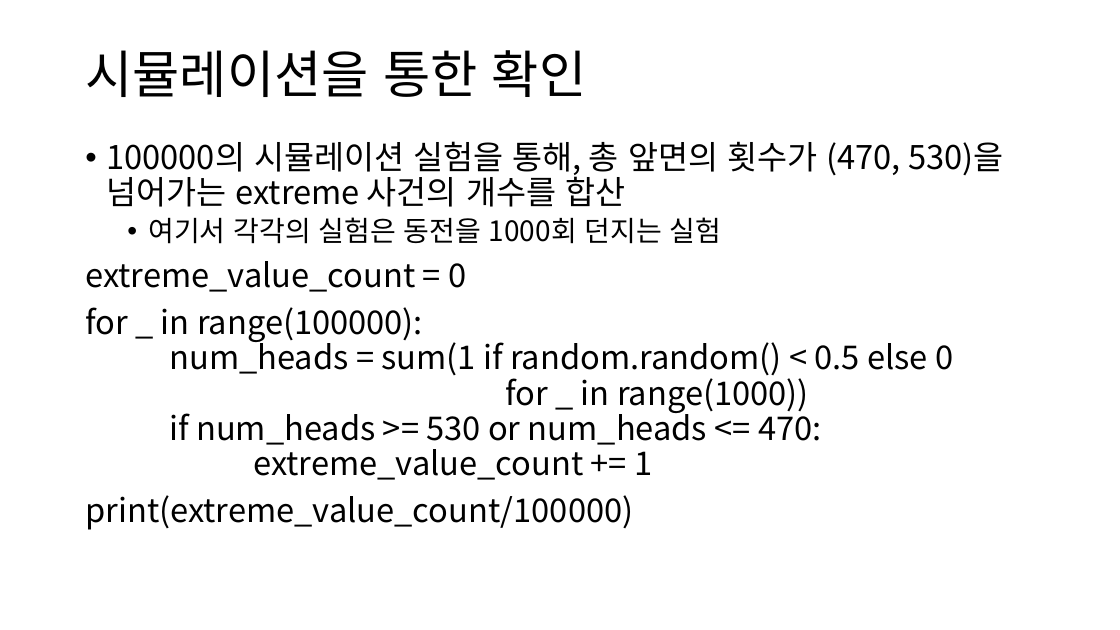
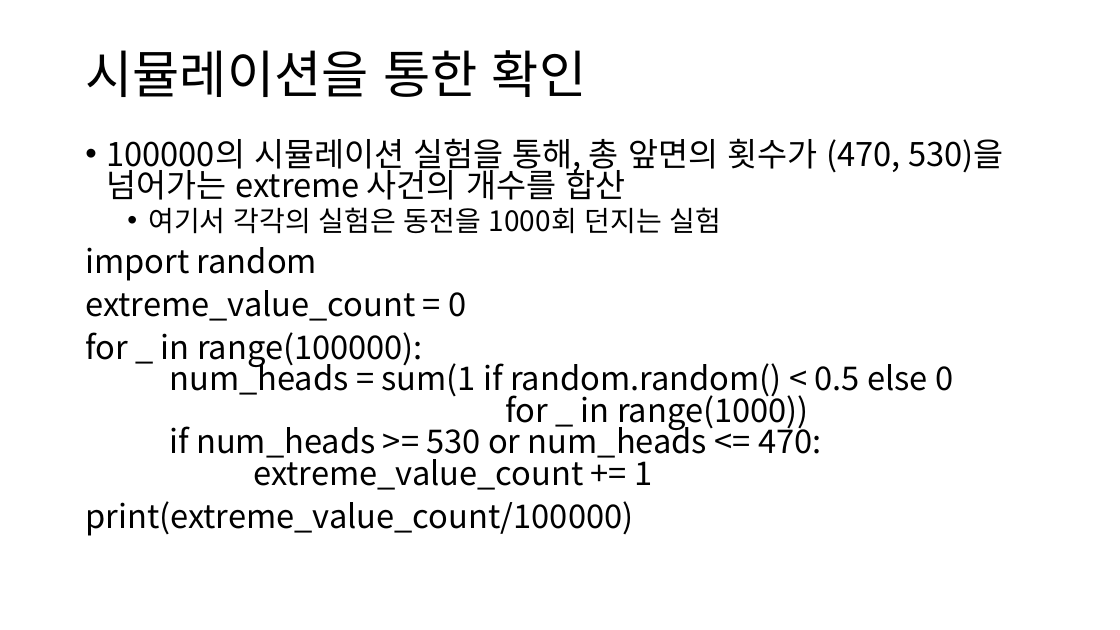
Before and after one commit to ksublee/SPuP, a slide deck: slide 14 of ppt/Python_10_가설 검정과 통계적 추론.pptx. Drawn at 1120x630 pixels with LibreOffice and Linux fonts; fonts in the diff are those of the drawing. Boxes give left, top, right and bottom in pixels: in the first picture for what was removed or moved away, otherwise in the second. Text is boxed around its words. In the diff, an @@ line names an element or a change of style, - is before the commit and + after.

```diff
--- a/ppt/Python_10_가설 검정과 통계적 추론.pptx
+++ b/ppt/Python_10_가설 검정과 통계적 추론.pptx
@@ text at [85,138,1003,536]: line spacing 0.9 to 0.8 @@
@@ text at [85,247,317,281]: paragraph added @@
+import random
```
Also in this commit, not shown: 4 other files.
